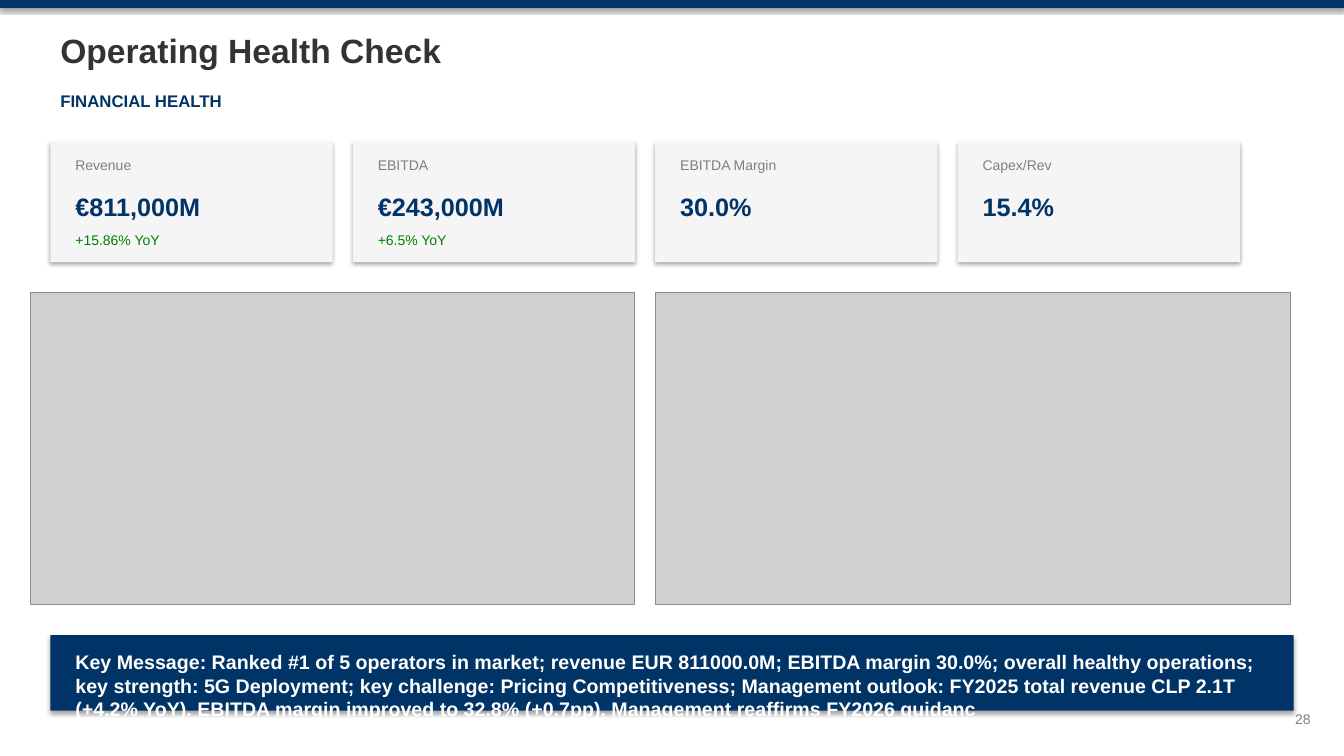
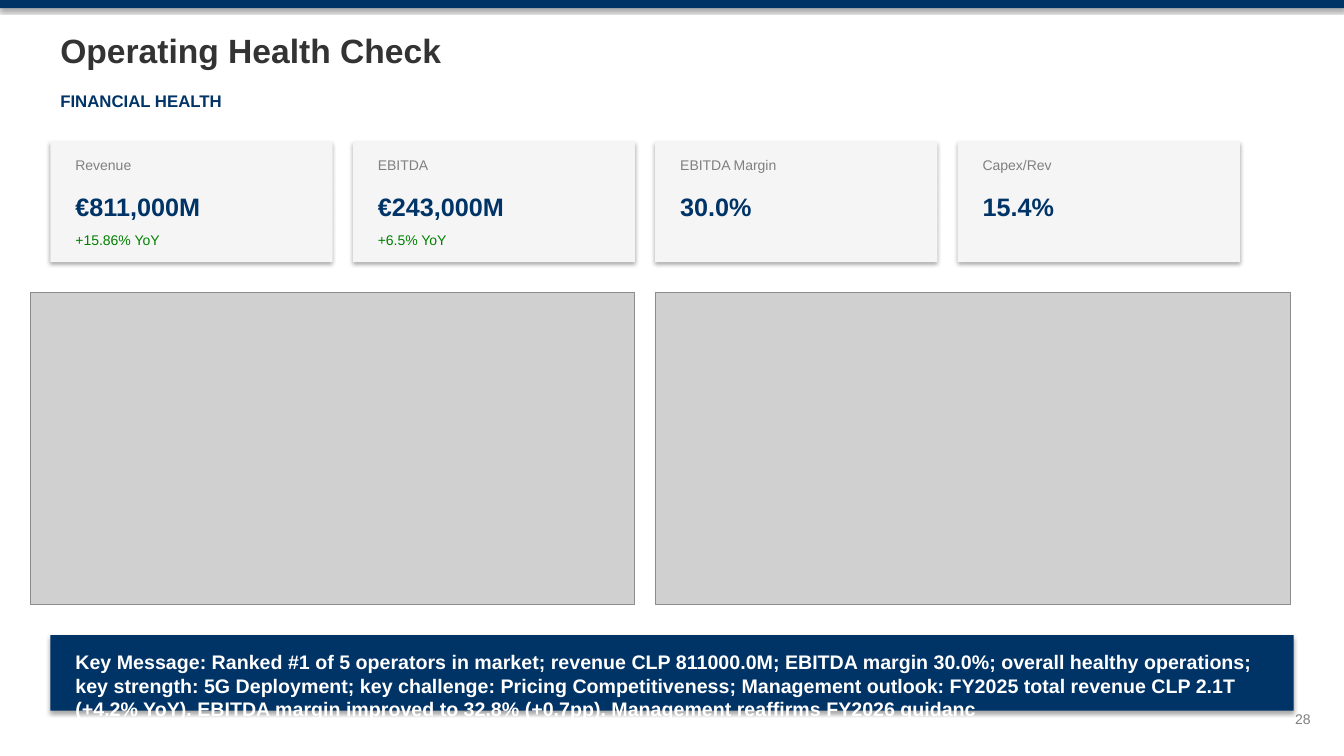
Before and after one commit to mypinseeker/BLM-Financial-Report-Analysis, a slide deck: slide 28 of reports/chile/entel_cl/CQ4_2025/blm_entel_cl_analysis_cq4_2025.pptx. Drawn at 1344x756 pixels with LibreOffice and Linux fonts; fonts in the diff are those of the drawing; grey boxes stand for pictures. Boxes give left, top, right and bottom in pixels: in the first picture for what was removed or moved away, otherwise in the second. Text is boxed around its words. In the diff, an @@ line names an element or a change of style, - is before the commit and + after.

```diff
--- a/reports/chile/entel_cl/CQ4_2025/blm_entel_cl_analysis_cq4_2025.pptx
+++ b/reports/chile/entel_cl/CQ4_2025/blm_entel_cl_analysis_cq4_2025.pptx
@@ text at <box>75,654,1251,713</box>: text changed @@
-Key Message: Ranked #1 of 5 operators in market; revenue EUR 811000.0M; EBITDA margin 30.0%; overall healthy operations; key strength: 5G Deployment; key challenge: Pricing Competitiveness; Management outlook: FY2025 total revenue CLP 2.1T (+4.2% YoY). EBITDA margin improved to 32.8% (+0.7pp). Management reaffirms FY2026 guidanc
+Key Message: Ranked #1 of 5 operators in market; revenue CLP 811000.0M; EBITDA margin 30.0%; overall healthy operations; key strength: 5G Deployment; key challenge: Pricing Competitiveness; Management outlook: FY2025 total revenue CLP 2.1T (+4.2% YoY). EBITDA margin improved to 32.8% (+0.7pp). Management reaffirms FY2026 guidanc
```
Also in this commit, not shown: 11 other slides changed, 4 other files.
